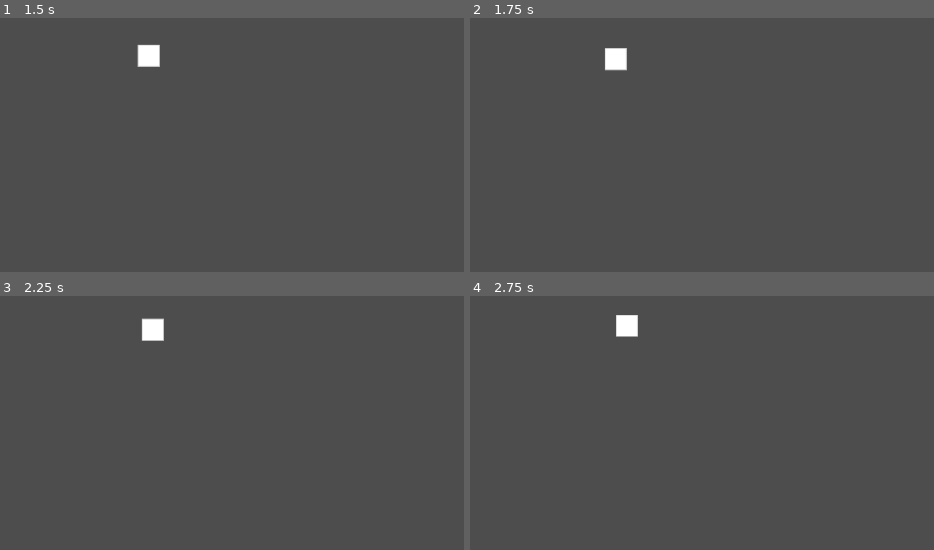
Above: before the commit, frames 1-4 (two rows, left to right).
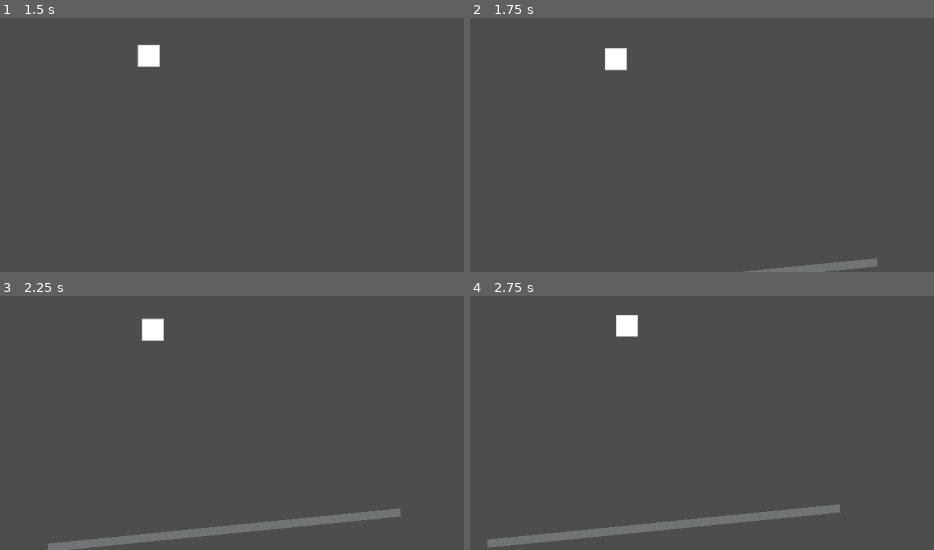
Above: after the commit, the same moments.

Repository: Abbarnan/DashNBeatScripts
Game: Godot game, scene res://Levels/MainGameMenu.tscn
The game is run twice, just before and just after one commit, with the same random seed, the same clock (stepped at 60 frames per second) and the same inputs.
Inputs:
- Up to frame 1 (1.5 s): tap Enter at 0.5 s; hold Right (ui_right) 0.53-1.28 s; tap Space at 1.25 s; hold Down (ui_down) from 1.28 s (still down)
- Up to frame 2 (1.75 s): keep holding Down (ui_down)
- Up to frame 3 (2.25 s): release Down (ui_down) at 2.03 s; hold Right (ui_right) from 2.03 s (still down)
- Up to frame 4 (2.75 s): keep holding Right (ui_right)

Frame 1 is identical in both runs. In frame 2, 0.7% of the frame differs, in the area x 58-88%, y 94-100%; in frame 3, 2.4%; in frame 4, 2.4%, in the area x 3-80%, y 81-100%.

Commit message:
Attack change
Attempted to make attack that rotates when player moves(I couldn't do it)

Diff:
--- a/Levels/MainGameMenu.tscn
+++ b/Levels/MainGameMenu.tscn
@@ -1,9 +1,16 @@
-[gd_scene load_steps=2 format=3 uid="uid://kbe8gnadxdcv"]
+[gd_scene load_steps=4 format=3 uid="uid://kbe8gnadxdcv"]
 
-[ext_resource type="PackedScene" uid="uid://dm5awkowbngfc" path="res://Character.tscn" id="1_md177"]
+[ext_resource type="PackedScene" uid="uid://dm5awkowbngfc" path="res://Objects/Character.tscn" id="1_md177"]
+[ext_resource type="PackedScene" uid="uid://d0jvasmw7cvtc" path="res://Objects/Attack.tscn" id="2_abvts"]
+[ext_resource type="Script" uid="uid://cddvseurt3u0j" path="res://Objects/AttackScript.gd" id="3_g4pb5"]
 
 [node name="Node2D" type="Node2D"]
 scale = Vector2(0.997624, 0.99544)
 
 [node name="Character" parent="." instance=ExtResource("1_md177")]
-position = Vector2(146.348, 25.1145)
+position = Vector2(62.1477, 39.1787)
+
+[node name="Attack" parent="." instance=ExtResource("2_abvts")]
+position = Vector2(260.619, 404.846)
+rotation = -6.18247
+script = ExtResource("3_g4pb5")
--- /dev/null
+++ b/Objects/Attack.tscn
@@ -0,0 +1,45 @@
+[gd_scene load_steps=7 format=3 uid="uid://d0jvasmw7cvtc"]
+
+[ext_resource type="Texture2D" uid="uid://cawlpimic61rh" path="res://assets/DashNBeatAttacks(Physical).png" id="1_svylm"]
+[ext_resource type="Texture2D" uid="uid://dut0tpgufckvp" path="res://assets/DashNBeatAttacks(Projections).png" id="2_4tf1k"]
+
+[sub_resource type="AtlasTexture" id="AtlasTexture_4tf1k"]
+atlas = ExtResource("1_svylm")
+region = Rect2(0, 0, 209, 12)
+
+[sub_resource type="AtlasTexture" id="AtlasTexture_q74ol"]
+atlas = ExtResource("2_4tf1k")
+region = Rect2(0, 0, 512, 12)
+
+[sub_resource type="SpriteFrames" id="SpriteFrames_q74ol"]
+animations = [{
+"frames": [{
+"duration": 1.0,
+"texture": SubResource("AtlasTexture_4tf1k")
+}],
+"loop": true,
+"name": &"Actual",
+"speed": 5.0
+}, {
+"frames": [{
+"duration": 1.0,
+"texture": SubResource("AtlasTexture_q74ol")
+}],
+"loop": true,
+"name": &"Projection",
+"speed": 5.0
+}]
+
+[sub_resource type="RectangleShape2D" id="RectangleShape2D_apa06"]
+size = Vector2(512, 12)
+
+[node name="Attack" type="CharacterBody2D"]
+
+[node name="AnimatedSprite2D" type="AnimatedSprite2D" parent="."]
+sprite_frames = SubResource("SpriteFrames_q74ol")
+animation = &"Projection"
+
+[node name="Area2D" type="Area2D" parent="."]
+
+[node name="CollisionShape2D" type="CollisionShape2D" parent="Area2D"]
+shape = SubResource("RectangleShape2D_apa06")
--- /dev/null
+++ b/Objects/AttackScript.gd
@@ -0,0 +1,30 @@
+extends CharacterBody2D
+var player : CharacterBody2D
+var angle_in_deg : float
+var rotation_direction : int
+
+func _ready() -> void:
+	player = $"../Character"
+func degrees_Calculation():
+	angle_in_deg = atan2(player.position.y - position.y, player.position.x - position.x)
+	print("Angle in degrees: ", angle_in_deg)
+'''
+func positioning():
+	var rotation_direction : int
+	if angle_radians < 0:
+		rotation_direction = -1
+	else:
+		rotation_direction = 1
+	if angle_radians > 0.5:
+		rotate(0.1 * rotation_direction)
+	else:
+		rotate(0.1 * rotation_direction)
+'''
+func _process(delta: float) -> void:
+	degrees_Calculation()
+	if angle_in_deg > 0:
+		rotation = 0.1
+	elif angle_in_deg < 0:
+		rotation = -0.1
+	else:
+		rotation = 0
Not shown, added: Objects/AttackScript.gd.uid
Renamed: Character.tscn -> Objects/Character.tscn
Binary file added: assets/DashNBeatAttacks(Physical).png
Not shown, added: assets/DashNBeatAttacks(Physical).png.import
Binary file added: assets/DashNBeatAttacks(Projections).png
Not shown, added: assets/DashNBeatAttacks(Projections).png.import
Not shown, added: assets/DashNBeatAttacks(Projections).png~
